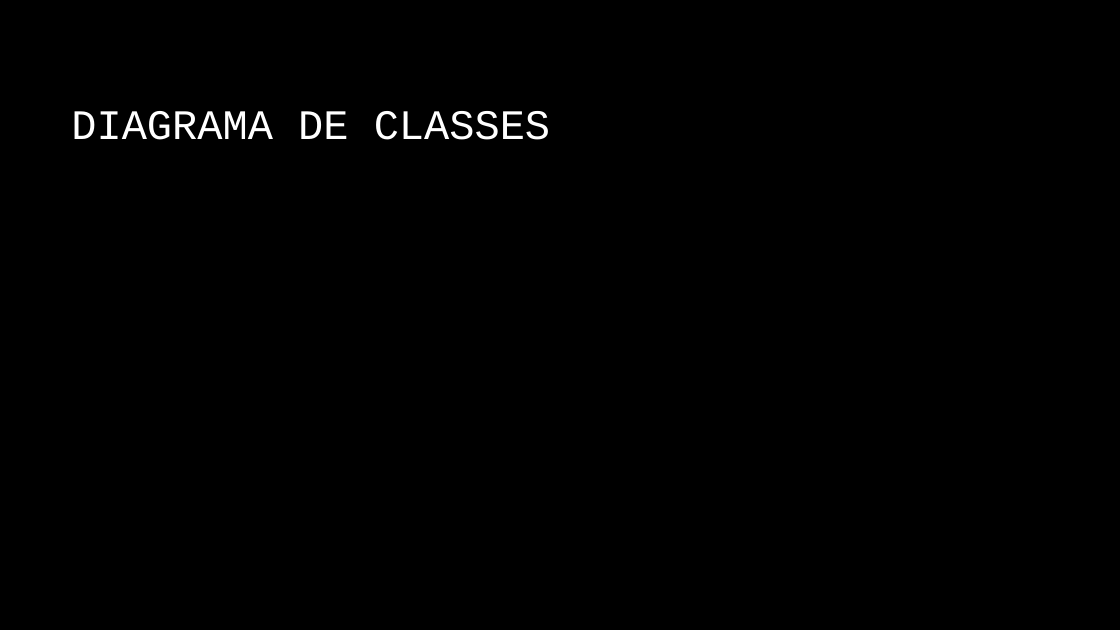
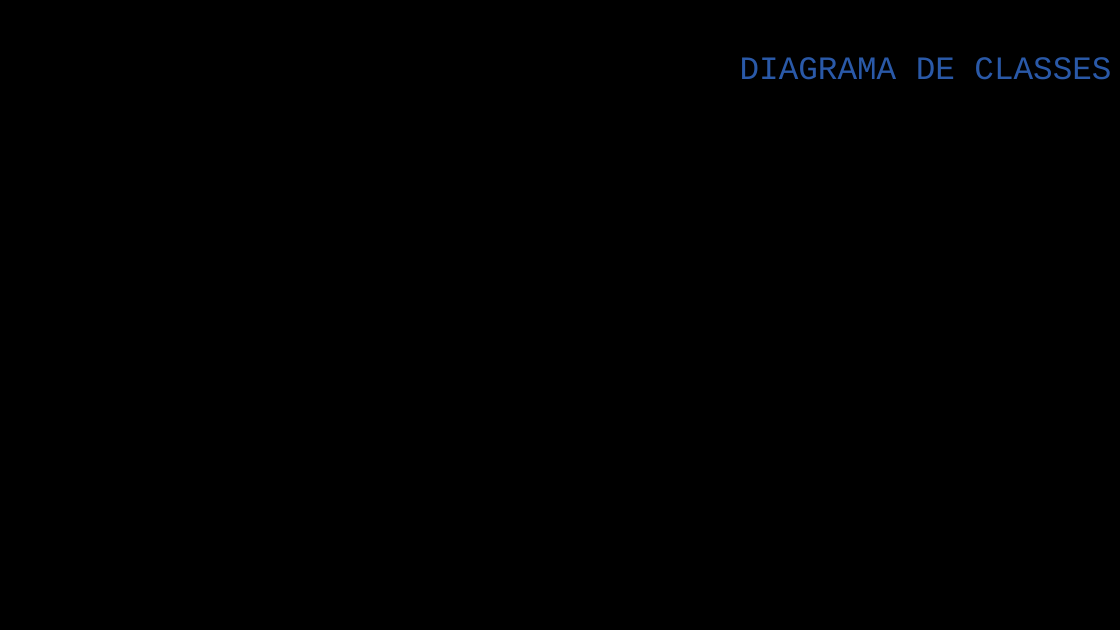
Before and after one commit to AlexandroGonSan/Projeto_final_POO_2018.2, a slide deck: slide 9 of ExStorage - Slide para aprensetação.pptx. Drawn at 1120x630 pixels with LibreOffice and Linux fonts; fonts in the diff are those of the drawing; background and template pictures are left out. Boxes give left, top, right and bottom in pixels: in the first picture for what was removed or moved away, otherwise in the second. Text is boxed around its words. In the diff, an @@ line names an element or a change of style, - is before the commit and + after.

Commit message:
Alteração no slide
Diagrama de classes adicionado ao slide

```diff
--- a/ExStorage - Slide para aprensetação.pptx
+++ b/ExStorage - Slide para aprensetação.pptx
@@ title "DIAGRAMA DE CLASSES": place and size @@
-title "DIAGRAMA DE CLASSES" at (71, 111, 550, 140)
+title "DIAGRAMA DE CLASSES" at (740, 57, 1111, 80)
@@ title "DIAGRAMA DE CLASSES" at (740, 57, 1111, 80): size 36 to 28 pt, text colour #FFFFFF to #2A59A8; alignment left to right @@
```
Also in this commit, not shown: 1 other slide changed.
